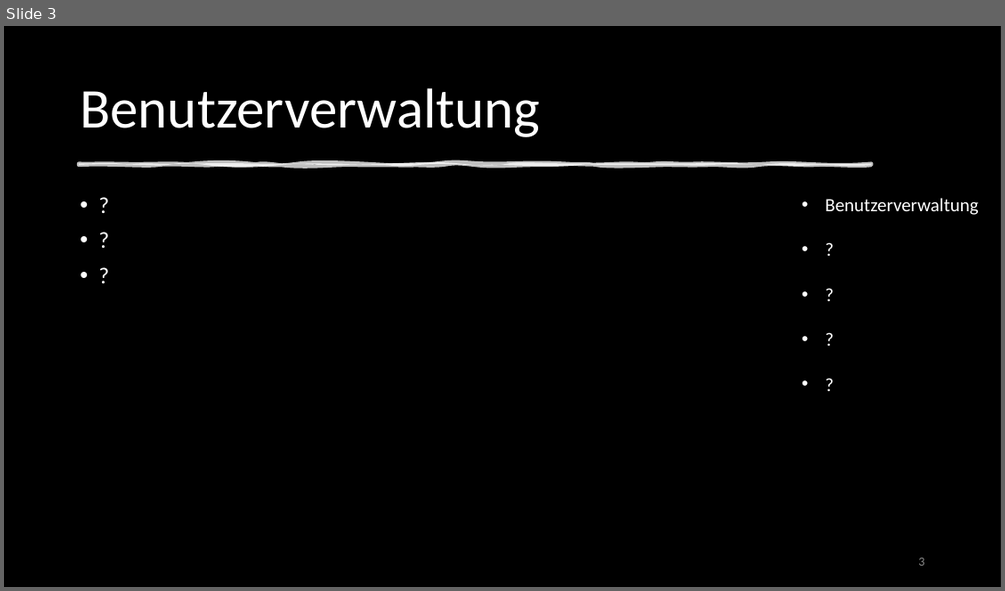
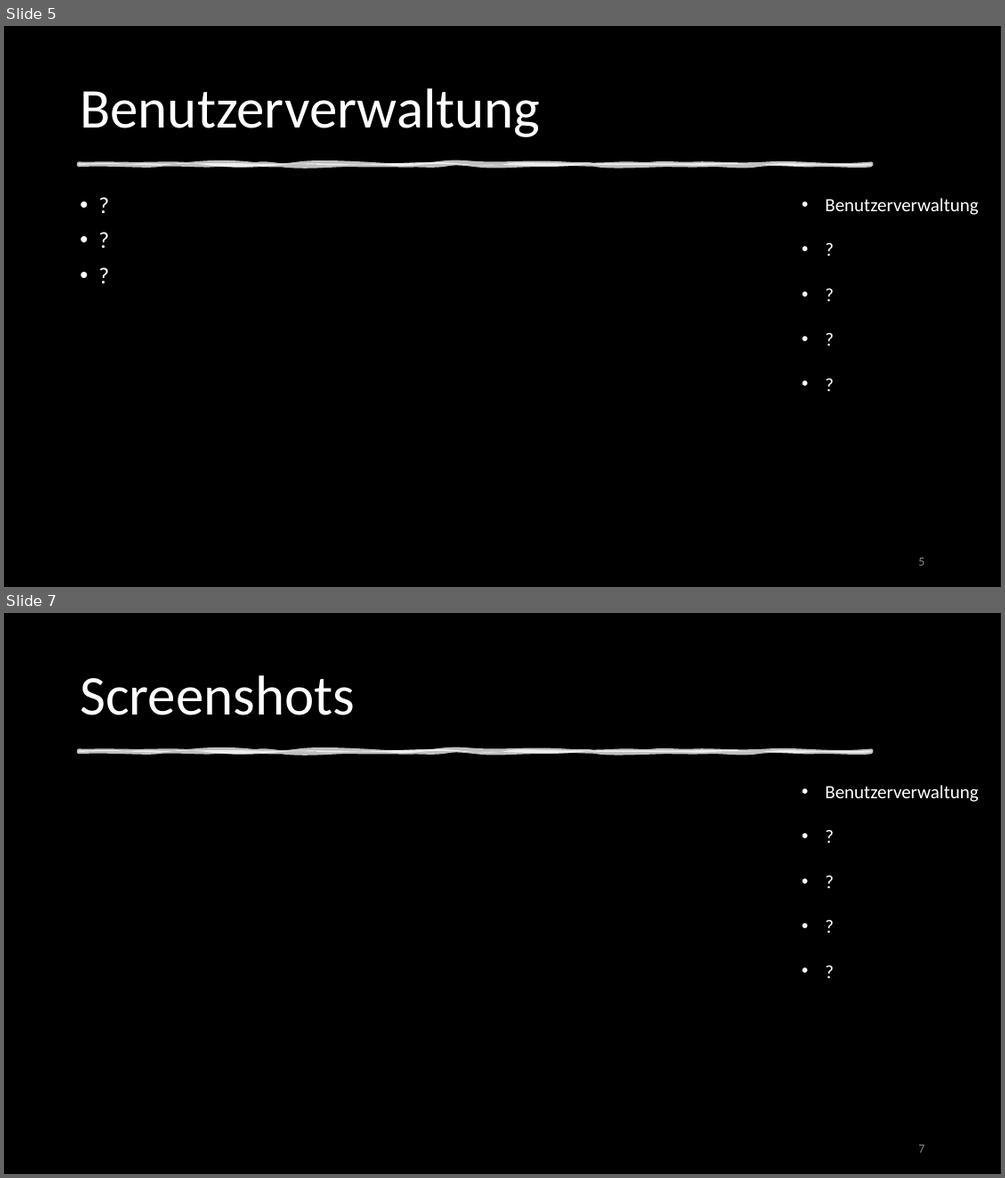
Before and after one commit to DennisWandschura/Profitabilitaet, a slide deck: Präst_Profitabilität.pptx. Shown one above the other, each under a label of ours: slide 3 before the commit, slides 5 and 7 after it; the slides between them are not shown. The pictures are 1005x591 and 1005x1178 pixels, drawn with LibreOffice and Linux fonts; fonts in the diff are those of the drawing; background and template pictures are left out; a plain dark background stands for a picture behind light text. Boxes give left, top, right and bottom in pixels: in the first picture for what was removed or moved away, otherwise in the second. Text is boxed around its words. In the diff, an @@ line names an element or a change of style, - is before the commit and + after.

```diff
--- a/Präst_Profitabilität.pptx
+++ b/Präst_Profitabilität.pptx
@@ slide 7 added at bbox=[4, 613, 1001, 1174], background picture (left out) @@
@@ rectangle added at bbox=[4, 613, 1001, 1174], fill #000000 @@
@@ title added at bbox=[80, 675, 355, 715], 54 pt, text #FFFFFF @@
+Screenshots
@@ freeform shape added at bbox=[79, 751, 872, 752], fill #FFFFFF at 75% opacity, outline #FFFFFF 3.5 pt @@
@@ text added at bbox=[825, 785, 978, 802], 18 pt, text #FFFFFF @@
+• Benutzerverwaltung
+• ?
+• ?
+• ?
+• ?
@@ page number added at bbox=[918, 1144, 924, 1152], 12 pt, text #8C8C8C @@
+7
@@ what was slide 3 is now slide 5 @@
@@ page number at bbox=[918, 557, 924, 565]: text changed @@
-3
+5
```
Also in this commit, not shown: 4 other slides added.
